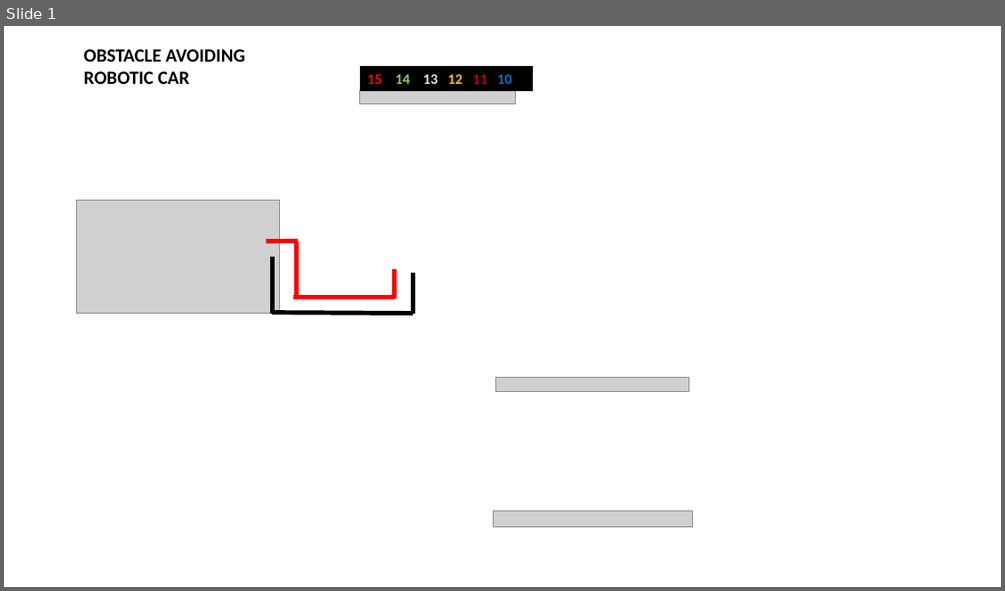
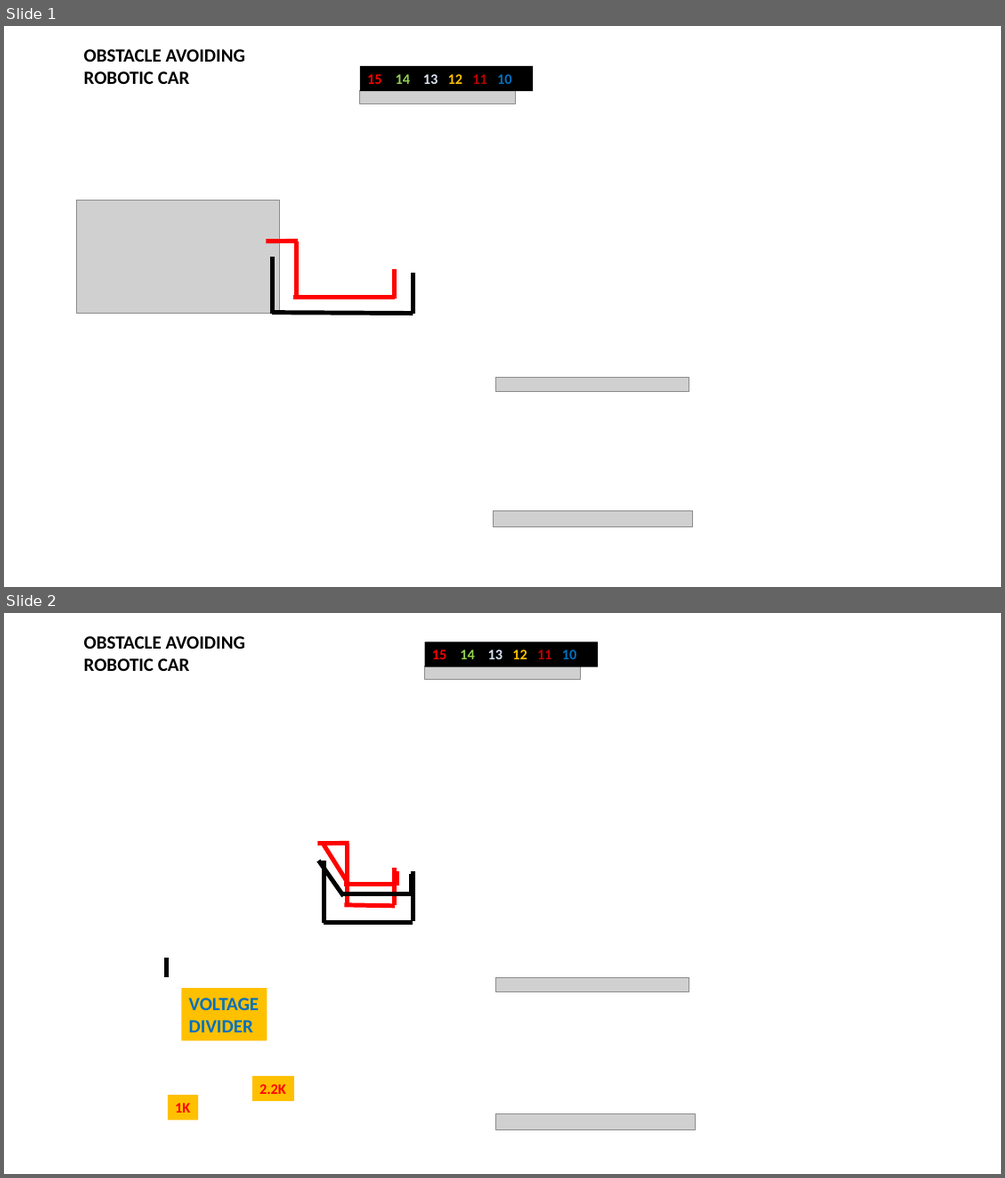
Before and after one commit to ssgoh/The-Pi-Club, a slide deck: Refresher-Oct192025/Robot.pptx. Shown one above the other, each under a label of ours: slide 1 before the commit, slides 1 and 2 after it. The pictures are 1005x591 and 1005x1178 pixels, drawn with LibreOffice and Linux fonts; fonts in the diff are those of the drawing; grey boxes stand for pictures; background and template pictures are left out. Boxes give left, top, right and bottom in pixels: in the first picture for what was removed or moved away, otherwise in the second. Text is boxed around its words. In the diff, an @@ line names an element or a change of style, - is before the commit and + after.

```diff
--- a/Refresher-Oct192025/Robot.pptx
+++ b/Refresher-Oct192025/Robot.pptx
@@ slide 2 added at (x1=4, y1=613, x2=1001, y2=1174), background picture (left out) @@
@@ text added at (x1=84, y1=636, x2=245, y2=671), 18 pt, text #000000, bold @@
+OBSTACLE AVOIDING
+ROBOTIC CAR
@@ rectangle added at (x1=425, y1=642, x2=598, y2=667), fill #000000, 14 pt, text #FF0000, bold @@
+15 14 13 12 11 10
@@ picture added at (x1=425, y1=666, x2=581, y2=680) @@
@@ line added from (348, 844) to (318, 844), #FF0000 4.25 pt @@
@@ line added from (348, 844) to (348, 906), #FF0000 4.25 pt @@
@@ line added from (324, 860) to (324, 924), #000000 4.25 pt @@
@@ line added from (395, 868) to (395, 905), #FF0000 4.25 pt @@
@@ line added from (413, 871) to (413, 921), #000000 4.25 pt @@
@@ line added from (395, 906) to (344, 905), #FF0000 4.25 pt @@
@@ line added from (324, 922) to (413, 922), #000000 4.25 pt @@
@@ group added at (x1=166, y1=844, x2=696, y2=1129): 7 lines, 3 rectangles, 2 pictures @@
+1K
+2.2K
+VOLTAGE
+DIVIDER
```
Also in this commit, not shown: 7 other files.
